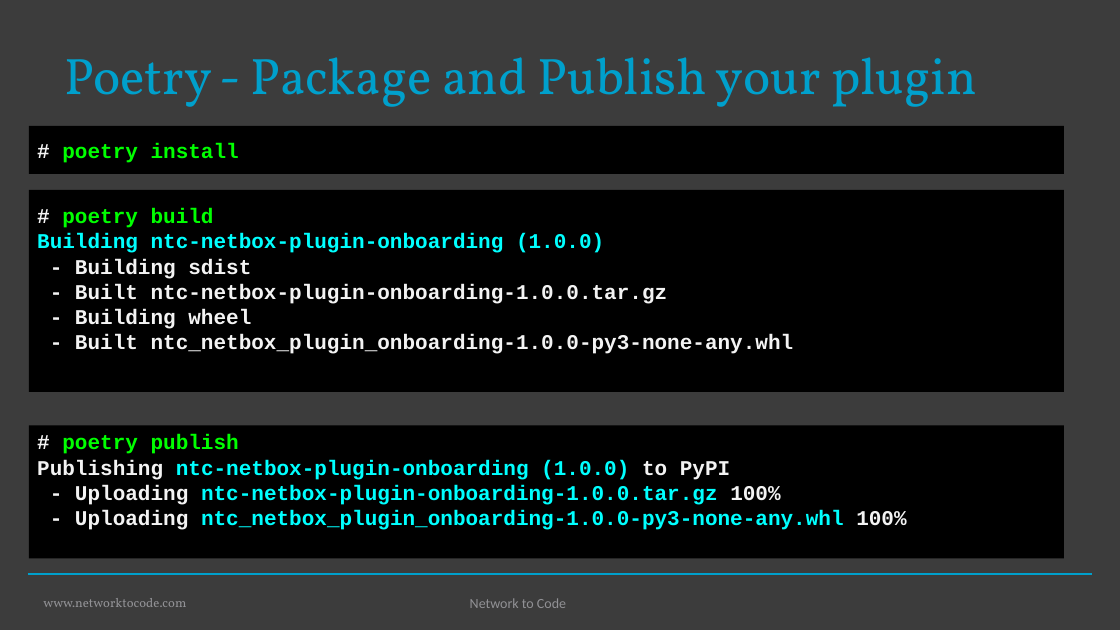
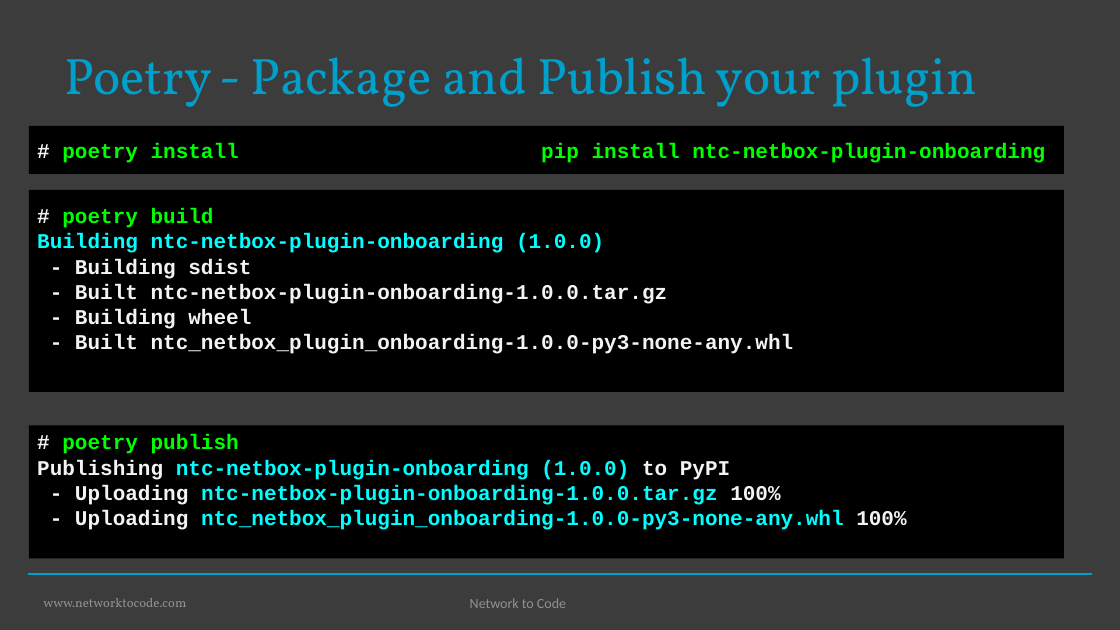
Before and after one commit to networktocode/netbox_day_2020, a slide deck: slide 19 of NetBox Plugins Development_Damien Garros.pptx (slide 18 before the commit). Drawn at 1120x630 pixels with LibreOffice and Linux fonts; fonts in the diff are those of the drawing; background and template pictures are left out. Boxes give left, top, right and bottom in pixels: in the first picture for what was removed or moved away, otherwise in the second. Text is boxed around its words. In the diff, an @@ line names an element or a change of style, - is before the commit and + after.

```diff
--- a/NetBox Plugins Development_Damien Garros.pptx
+++ b/NetBox Plugins Development_Damien Garros.pptx
@@ text in rectangle at <box>62,143,1045,163</box>: text changed @@
-# poetry install
+# poetry install pip install ntc-netbox-plugin-onboarding
```
Also in this commit, not shown: 3 other slides changed, 5 slides added.
